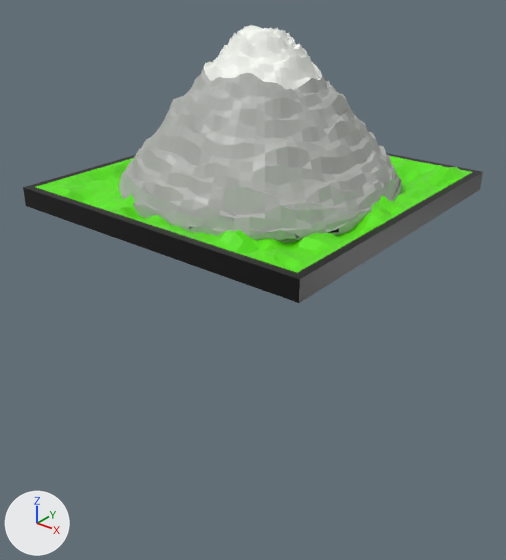
What one commit did to the OBJ model SapSap/Assets/terrain models/mountain.obj.
Camera for both pictures: a 50 mm camera at (2.67, -3.42, 1.44) aimed at (0.06, -0.15, -0.58). The axes (+X, +Y, +Z) are drawn at lower left. The lights are the same throughout. Where no turn or scale is listed for an object, it has been applied to the vertices.

Before the edit, the objects in view are built like this:
```python
me_cube = bpy.data.meshes.new('Cube')
me_cube.from_pydata(...)  # 3074 vertices, 3072 faces; spans x -0.87..0.88, y -0.87..0.88, z -0.1..0.99
# faces by material slot: [2304, 768]
me_cube.materials.append(mat_material_002)  # grey #b3b6b1
me_cube.materials.append(mat_material_003)  # white #fcfff8
me_cube_001 = bpy.data.meshes.new('Cube.001')
me_cube_001.from_pydata(...)  # 18434 vertices, 18432 faces; spans x -1.05..1.05, y -1.05..1.05, z -0.06..0.13
# faces by material slot: [13312, 5120]
me_cube_001.materials.append(mat_material_005)  # black #000000
me_cube_001.materials.append(mat_material)  # green #5ce700
ob_cube = bpy.data.objects.new('Cube', me_cube)
ob_cube.location = (0.0, 0.0, 0.0)
ob_cube_001 = bpy.data.objects.new('Cube.001', me_cube_001)
ob_cube_001.location = (0.0, 0.0, 0.0)
```
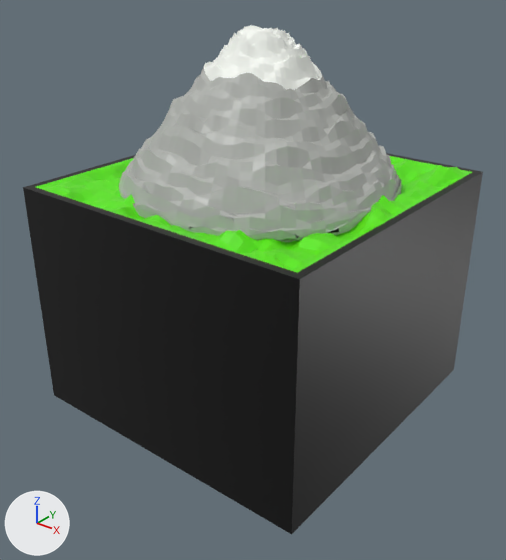
What changed in the scene script:
```text
Change me_cube_001:
    used by ob_cube_001; location = (0.0, 0.0, 0.0)
    remove me_cube_001.from_pydata(...)  # 18434 vertices, 18432 faces; spans x -1.05..1.05, y -1.05..1.05, z -0.06..0.13
    add me_cube_001.from_pydata(...)  # 18434 vertices, 18432 faces; spans x -1.05..1.05, y -1.05..1.05, z -1.49..0.13
    me_cube_001 part 1: 9153 of the vertices in x -1.05..1.05, y -1.05..1.05, z -0.06..0.06 are scaled about their middle by (1, 1, 12.7), then moved by (0.0, 0.0, -0.74)
```

What differs and where, as boxes [x1, y1, x2, y2] in the pictures (506 x 560 px; the box of a moved part takes in the faces that stretch with it):
'Cube.001', reshaped: before [23, 153, 483, 303]; after [23, 153, 483, 534]
part 1 of me_cube_001, moved or reshaped: before [25, 188, 480, 303]; after [25, 188, 480, 534]
